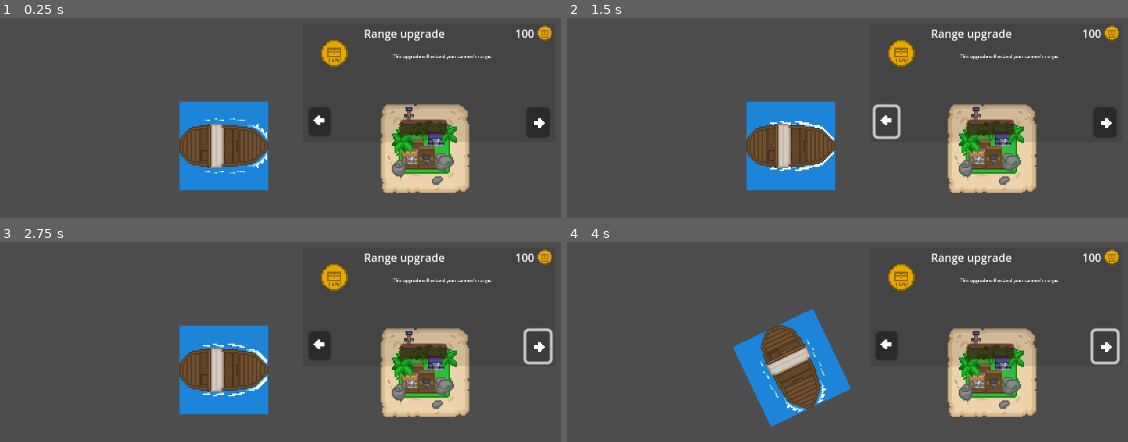
Above: before the commit, frames 1-4 (two rows, left to right).
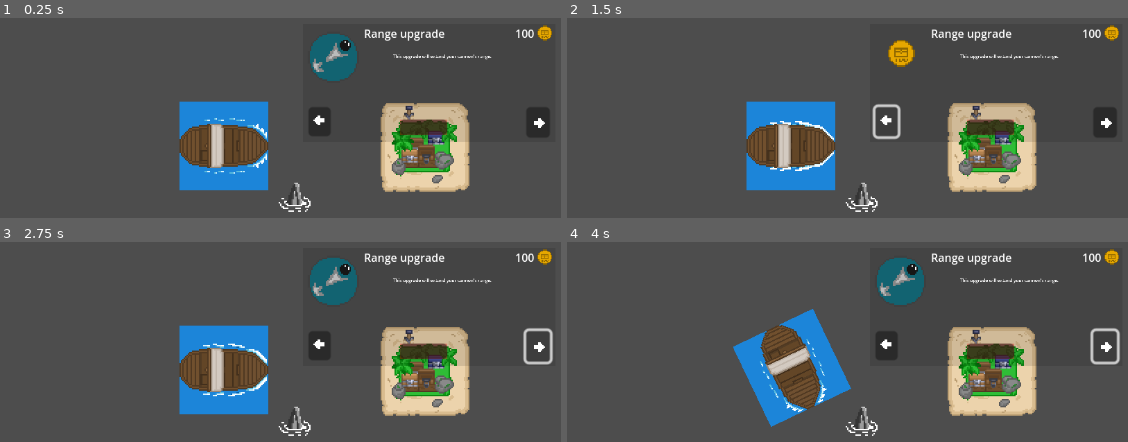
Above: after the commit, the same moments.

Repository: samfolio/PirateGame
Game: Godot game, scene res://scenes/game.tscn
The game is run twice, just before and just after one commit, with the same random seed, the same clock (stepped at 60 frames per second) and the same inputs.
Inputs (mouse positions are in pixels of both pictures, inside the frame that each line leads up to):
- Up to frame 1 (0.25 s): no input
- Up to frame 2 (1.5 s): click (993, 128) at 0.5 s; click (886, 122) at 1.25 s
- Up to frame 3 (2.75 s): click (538, 346) at 2 s
- Up to frame 4 (4 s): hold Right (ui_right) 2.78-3.53 s; hold Down (ui_down) from 3.53 s (still down)

The runs differ from the first frame. In frame 1, 3.7% of the frame differs, in the area x 49-84%, y 8-97%; in frame 2, 2.1%; in frame 3, 3.7%; in frame 4, 3.7%.
Error before the commit: Parse Error: Identifier "Global" not declared in the current scope. (res://scenes/world.gd:4)

Commit message:
Rock Obstacle
Added a rock obstacle and sprite

Diff:
--- a/assets/sprites/island_shop.tscn
+++ b/assets/sprites/island_shop.tscn
@@ -14,11 +14,11 @@
 "speed": 5.0
 }]
 
-[sub_resource type="RectangleShape2D" id="RectangleShape2D_lnnjv"]
-size = Vector2(56, 58)
-
 [sub_resource type="CircleShape2D" id="CircleShape2D_layhn"]
 radius = 54.037
+
+[sub_resource type="RectangleShape2D" id="RectangleShape2D_1u454"]
+size = Vector2(55, 58)
 
 [node name="IslandShop" type="Node2D"]
 script = ExtResource("1_78nt0")
@@ -26,12 +26,13 @@
 [node name="ShopArt" type="AnimatedSprite2D" parent="."]
 sprite_frames = SubResource("SpriteFrames_40eax")
 
-[node name="CollisionShape2D" type="CollisionShape2D" parent="."]
-shape = SubResource("RectangleShape2D_lnnjv")
-
 [node name="Area2D" type="Area2D" parent="."]
 
 [node name="CollisionShape2D" type="CollisionShape2D" parent="Area2D"]
 shape = SubResource("CircleShape2D_layhn")
 
+[node name="CollisionShape2D" type="CollisionShape2D" parent="."]
+position = Vector2(-0.5, 1)
+shape = SubResource("RectangleShape2D_1u454")
+
 [connection signal="body_entered" from="Area2D" to="." method="_on_area_2d_body_entered"]
--- a/scenes/game.tscn
+++ b/scenes/game.tscn
@@ -1,12 +1,30 @@
-[gd_scene load_steps=7 format=3 uid="uid://bcqbh7sffjeeg"]
+[gd_scene load_steps=11 format=3 uid="uid://bcqbh7sffjeeg"]
 
 [ext_resource type="Script" path="res://scenes/world.gd" id="1_fkko4"]
 [ext_resource type="PackedScene" uid="uid://dklbkbnq1053w" path="res://scenes/player.tscn" id="1_xg1qq"]
 [ext_resource type="Script" path="res://scripts/player.gd" id="2_5cqpn"]
 [ext_resource type="PackedScene" uid="uid://dinpo3efr1kb5" path="res://assets/sprites/island_shop.tscn" id="3_dg1fh"]
 [ext_resource type="PackedScene" uid="uid://bd6vdenpti4og" path="res://scenes/shop_menu.tscn" id="4_avj1j"]
+[ext_resource type="Texture2D" uid="uid://cpegyqh754ref" path="res://assets/sprites/RockObstacle.png" id="6_wl1un"]
 
 [sub_resource type="SpriteFrames" id="SpriteFrames_56lnq"]
+
+[sub_resource type="CapsuleShape2D" id="CapsuleShape2D_nhpwg"]
+
+[sub_resource type="AtlasTexture" id="AtlasTexture_72rc8"]
+atlas = ExtResource("6_wl1un")
+region = Rect2(0, 0, 25, 25)
+
+[sub_resource type="SpriteFrames" id="SpriteFrames_hvtma"]
+animations = [{
+"frames": [{
+"duration": 1.0,
+"texture": SubResource("AtlasTexture_72rc8")
+}],
+"loop": true,
+"name": &"default",
+"speed": 5.0
+}]
 
 [node name="Game" type="Node2D"]
 script = ExtResource("1_fkko4")
@@ -24,7 +42,16 @@
 sprite_frames = SubResource("SpriteFrames_56lnq")
 
 [node name="IslandShop" parent="." instance=ExtResource("3_dg1fh")]
-position = Vector2(146, -2)
+position = Vector2(146, -3)
 
 [node name="ShopMenu" parent="." instance=ExtResource("4_avj1j")]
 position = Vector2(150, -54)
+
+[node name="Rock" type="StaticBody2D" parent="."]
+position = Vector2(52, 34)
+
+[node name="CollisionShape2D" type="CollisionShape2D" parent="Rock"]
+shape = SubResource("CapsuleShape2D_nhpwg")
+
+[node name="AnimatedSprite2D" type="AnimatedSprite2D" parent="Rock"]
+sprite_frames = SubResource("SpriteFrames_hvtma")
--- a/scenes/player.tscn
+++ b/scenes/player.tscn
@@ -46,3 +46,5 @@
 [node name="CollisionShape2D" type="CollisionShape2D" parent="."]
 position = Vector2(-1, -4)
 shape = SubResource("RectangleShape2D_iwe6b")
+
+[node name="Area2D" type="Area2D" parent="." groups=["Enemy", "Loot", "Obstacle", "Player", "Shop"]]
--- a/scenes/world.gd
+++ b/scenes/world.gd
@@ -1,4 +1,5 @@
 extends Node2D
 
 func _physics_process(delta):
-	$loottext.text = ("= " + str(Global.loot))
+	#$loottext.text = ("= " + str(Global.loot))
+	pass
--- a/scripts/ShopMenu.gd
+++ b/scripts/ShopMenu.gd
@@ -34,12 +34,12 @@
 func _on_buybutton_pressed():
 	if item == 1:
 		price = item1price
-		if Global.loot >= price:
+		if 1==1: #Global.loot >= price:
 			if item1owned == false:
 					buy()
 	elif item == 2:
 		price = item2price
-		if Global.loot >= price:
+		if 1==1: #Global.loot >= price:
 			if item2owned == false:
 					buy()
 
Binary file added: assets/sprites/RockObstacle.png
